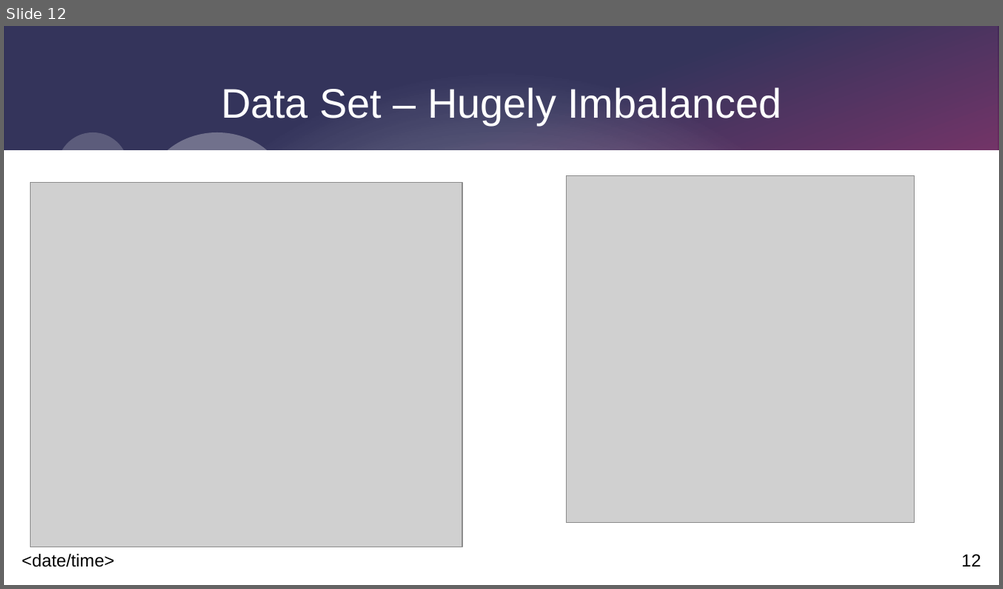
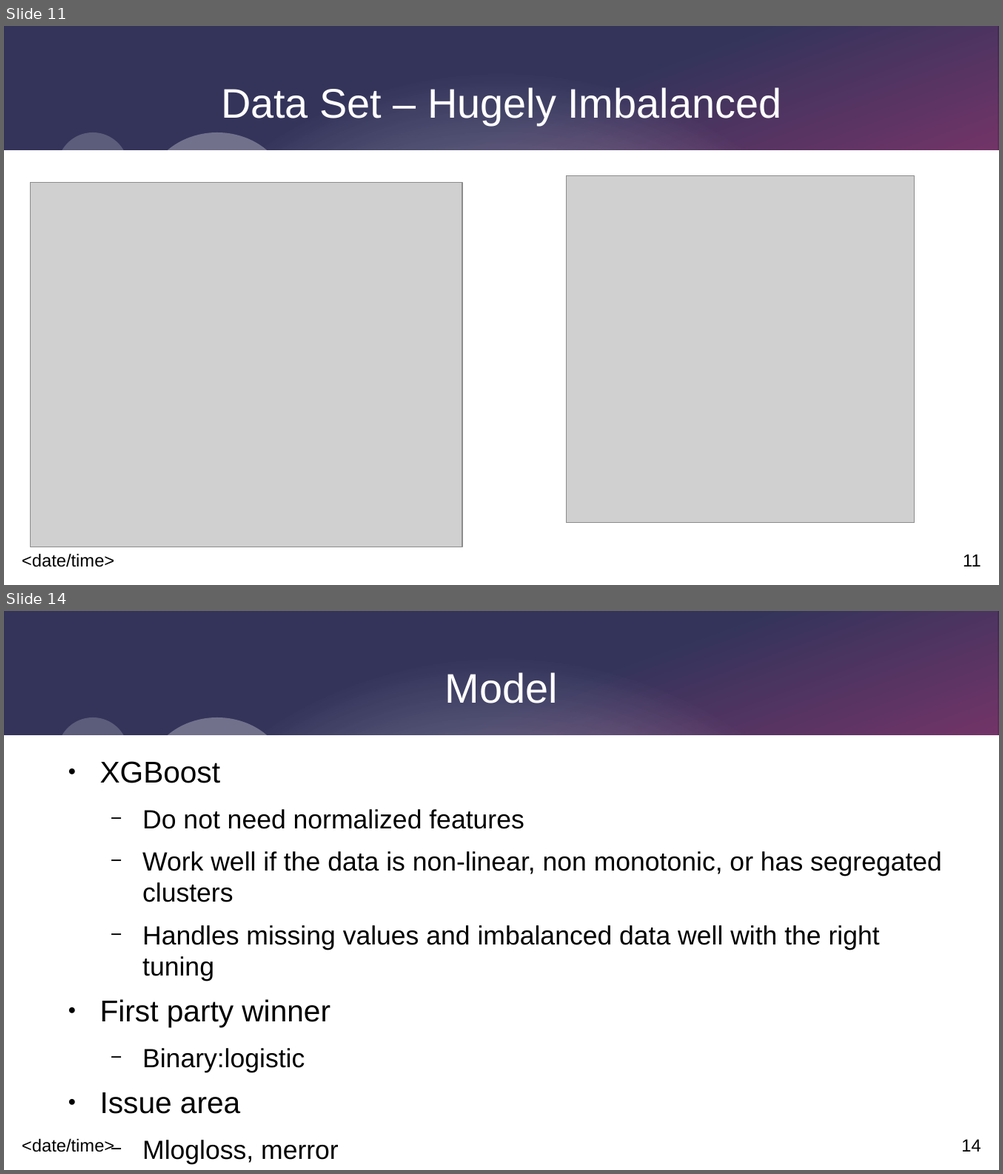
Before and after one commit to RMLanders/filevine_casestudy, a slide deck: presentation.odp. Shown one above the other, each under a label of ours: slide 12 before the commit, slides 11 and 14 after it; the slides between them are not shown. The pictures are 1003x589 and 1003x1174 pixels, drawn with LibreOffice and Linux fonts; fonts in the diff are those of the drawing; grey boxes stand for pictures. Boxes give left, top, right and bottom in pixels: in the first picture for what was removed or moved away, otherwise in the second. Text is boxed around its words. In the diff, an @@ line names an element or a change of style, - is before the commit and + after.

```diff
--- a/presentation.odp
+++ b/presentation.odp
@@ slide 14 added at [4,611,999,1170], background #FFFFFF; not listed: 9 template elements that a slide beside it also shows @@
@@ title added at [445,672,558,703], 33 pt, text #FFFFFF @@
+Model
@@ text added at [100,761,942,1114], 21 pt, text #000000 @@
+● XGBoost
+  − Do not need normalized features
+  − Work well if the data is non-linear, non monotonic, or has segregated clusters
+  − Handles missing values and imbalanced data well with the right tuning
+● First party winner
+  − Binary:logistic
+● Issue area
+  − Mlogloss, merror
@@ what was slide 12 is now slide 11 @@
@@ page number at [962,554,981,567]: text changed @@
-12
+11
```
Also in this commit, not shown: 6 slides changed, 4 other slides added, 3 slides removed, 2 other files.
